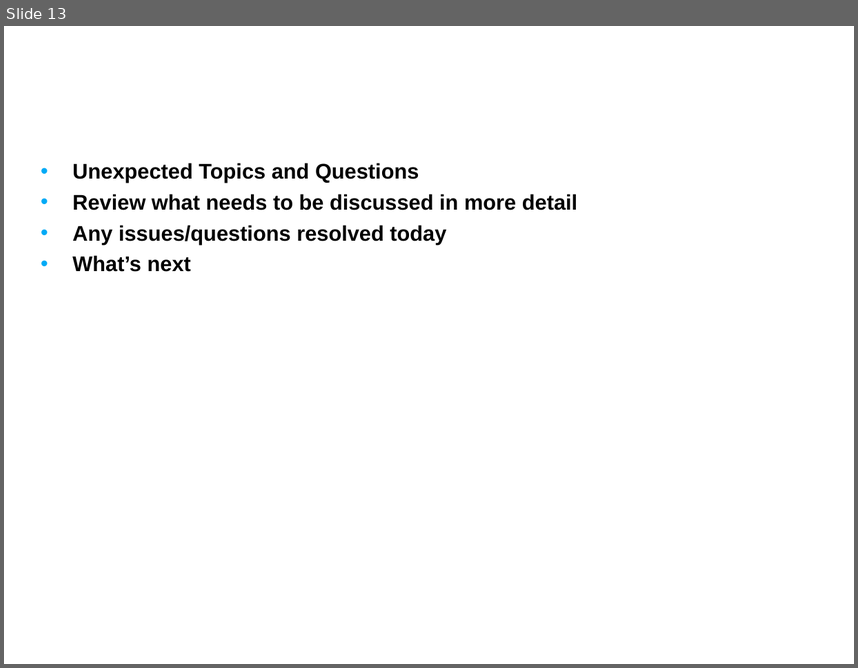
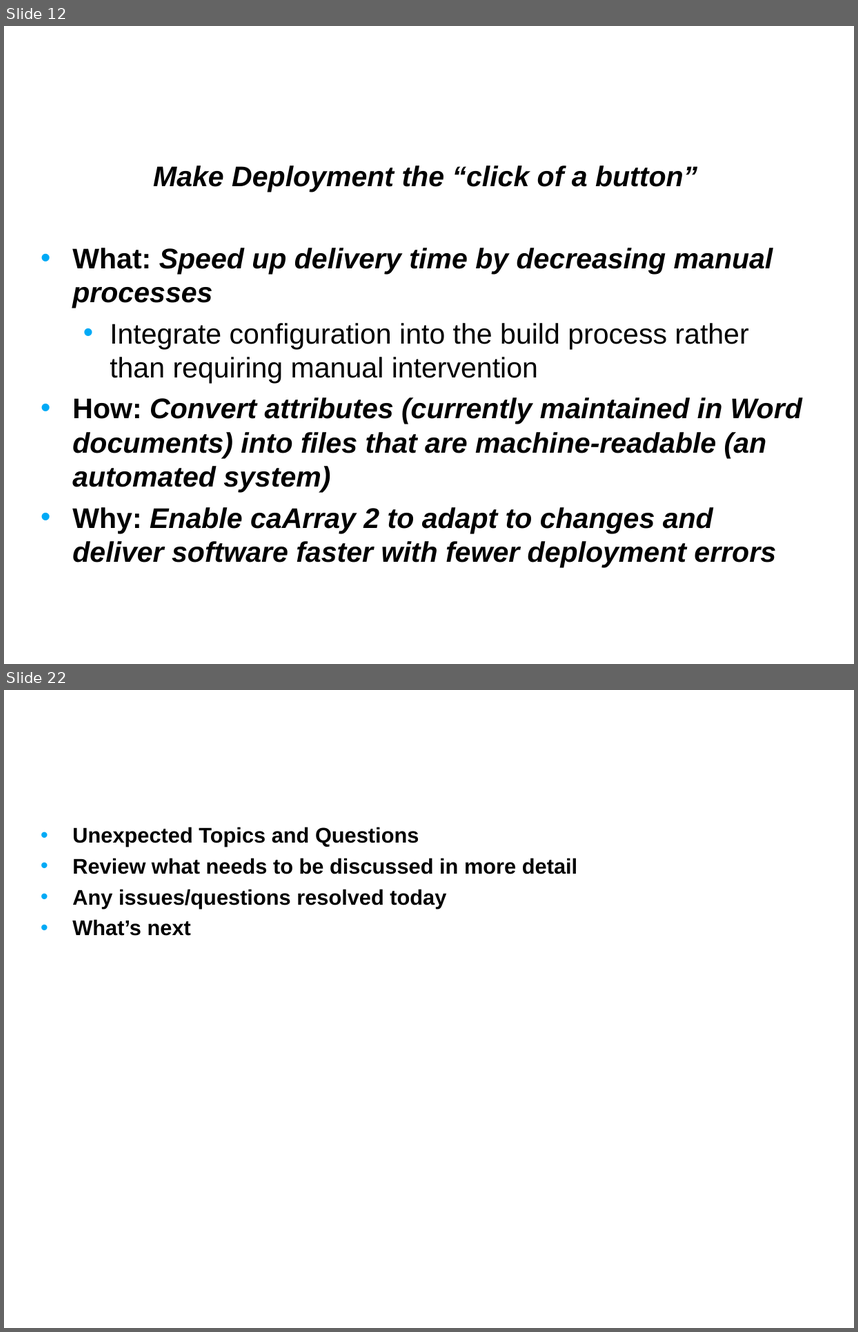
Before and after one commit to NCIP/caarray-docs, a slide deck: project_management/reports/development_to_qa_handoff.ppt. Shown one above the other, each under a label of ours: slide 13 before the commit, slides 12 and 22 after it; the slides between them are not shown. The pictures are 858x668 and 858x1332 pixels, drawn with LibreOffice and Linux fonts; fonts in the diff are those of the drawing; background and template pictures are left out. Boxes give left, top, right and bottom in pixels: in the first picture for what was removed or moved away, otherwise in the second. Text is boxed around its words. In the diff, an @@ line names an element or a change of style, - is before the commit and + after.

Commit message:
added build and deploy slides

```diff
--- a/project_management/reports/development_to_qa_handoff.ppt
+++ b/project_management/reports/development_to_qa_handoff.ppt
@@ slide 12 added at [4, 26, 854, 664], background picture (left out) @@
@@ title added at [32, 26, 670, 125], 32 pt, text #FFFFFF, bold @@
+Build and Deploy Automation Pilot
@@ text added at [72, 165, 802, 567], 24 pt, text #000000, bold, italic @@
+Make Deployment the “click of a button”
+• What: Speed up delivery time by decreasing manual processes
+  • Integrate configuration into the build process rather than requiring manual intervention
+• How: Convert attributes (currently maintained in Word documents) into files that are machine-readable (an automated system)
+• Why: Enable caArray 2 to adapt to changes and deliver software faster with fewer deployment errors
@@ what was slide 13 is now slide 22 @@
```
Also in this commit, not shown: 9 other slides added, 1 slide removed.
